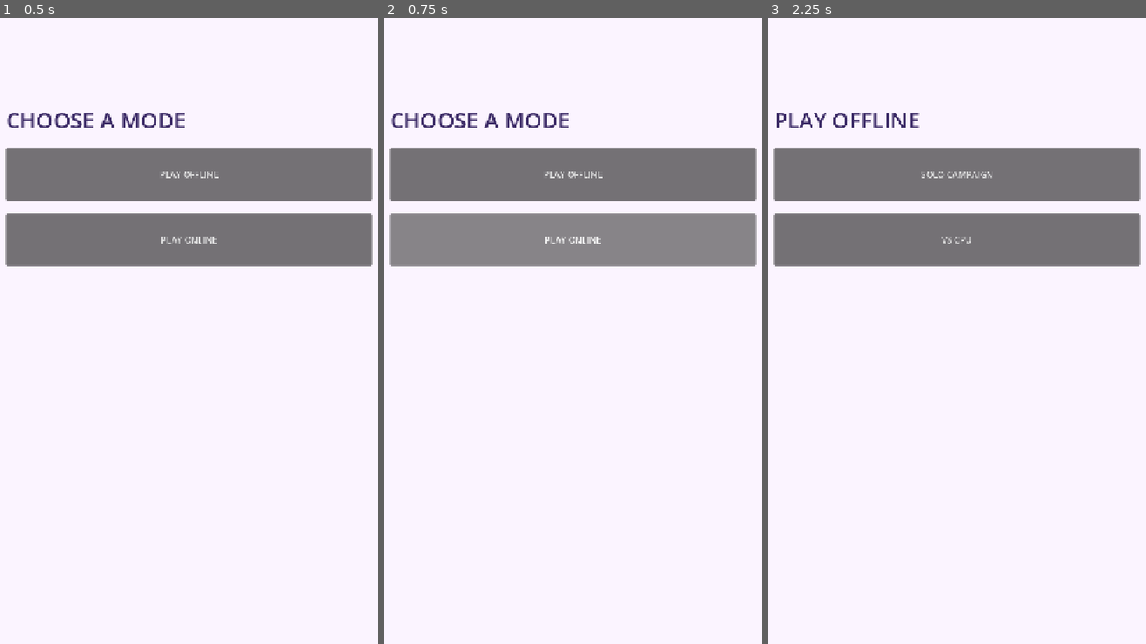
Above: before the commit, frames 1-3 (left to right).
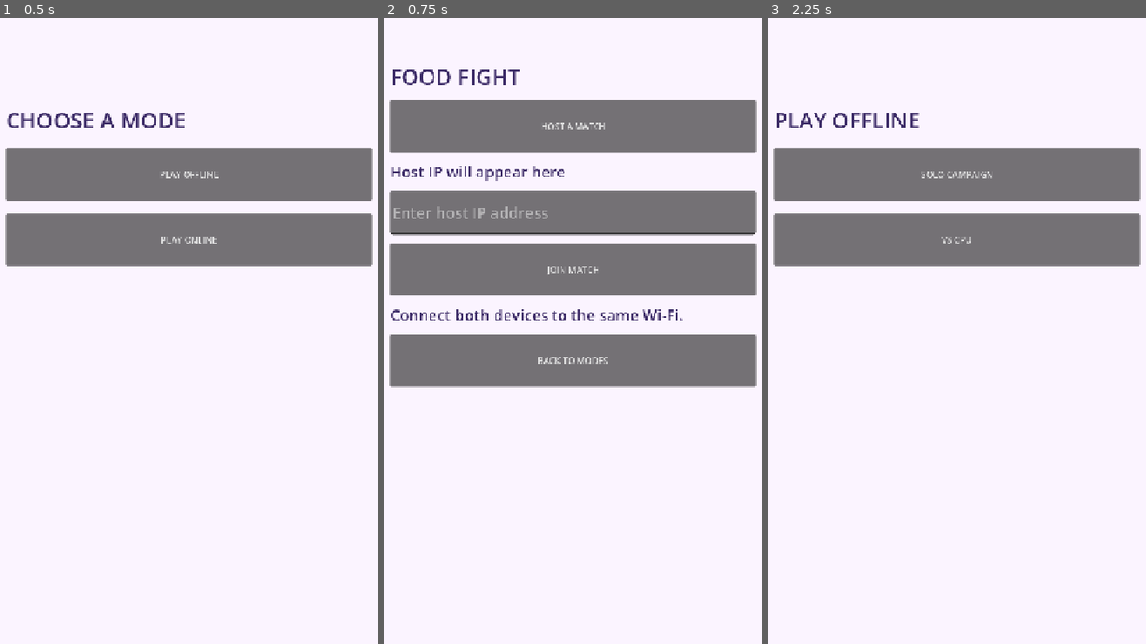
Above: after the commit, the same moments.

Repository: shzzzt/beatbites
Game: Godot game, scene res://scenes/ui/ModeSelect.tscn
Same seed, same stepped clock (60 frames per second), same inputs: the game is played once before the commit and once after it. Sound files missing from this copy of the repository are replaced by a short silence.
Inputs (mouse positions are in pixels of both pictures, inside the frame that each line leads up to):
- Up to frame 1 (0.5 s): no input
- Up to frame 2 (0.75 s): click "PLAY ONLINE" at 0.5 s
- Up to frame 3 (2.25 s): click (957, 362) at 1.25 s, where only the run after the commit has a clickable "BACK TO MODES"; click "PLAY OFFLINE" at 2 s

Frame 1 is identical in both runs. In frame 2, 31% of the frame differs, in the area x 1-99%, y 8-60%; in frame 3, nothing differs.

Commit message:
Connect online lobby entry and back navigation

Diff:
--- a/scenes/ui/Lobby.tscn
+++ b/scenes/ui/Lobby.tscn
@@ -1,4 +1,6 @@
 [gd_scene format=3 uid="uid://cw880g617js3a"]
+
+[ext_resource type="Script" uid="uid://ch1k1x34e0epv" path="res://scripts/Lobby.gd" id="1_j7rk1"]
 
 [node name="Lobby" type="Control" unique_id=1221934773]
 layout_mode = 3
@@ -7,6 +9,7 @@
 anchor_bottom = 1.0
 grow_horizontal = 2
 grow_vertical = 2
+script = ExtResource("1_j7rk1")
 
 [node name="Content" type="VBoxContainer" parent="." unique_id=459995418]
 custom_minimum_size = Vector2(672, 0)
--- /dev/null
+++ b/scripts/Lobby.gd
@@ -0,0 +1,10 @@
+extends Control
+
+
+func _ready() -> void:
+	$Content/Back.pressed.connect(_on_back_pressed)
+
+
+func _on_back_pressed() -> void:
+	# Return to the Offline / Online choice.
+	get_tree().change_scene_to_file("res://scenes/ui/ModeSelect.tscn")
--- a/scripts/ModeSelect.gd
+++ b/scripts/ModeSelect.gd
@@ -5,6 +5,12 @@
 	# Open the offline picker when this button is pressed.
 	$Content/Offline.pressed.connect(_on_offline_pressed)
 
+	$Content/Online.pressed.connect(_on_online_pressed)
+
 
 func _on_offline_pressed() -> void:
 	get_tree().change_scene_to_file("res://scenes/ui/OfflineSelect.tscn")
+
+func _on_online_pressed() -> void:
+	GameState.mode = "online" # Remember the selected game mode.
+	get_tree().change_scene_to_file("res://scenes/ui/Lobby.tscn")
Not shown, added: scripts/Lobby.gd.uid
